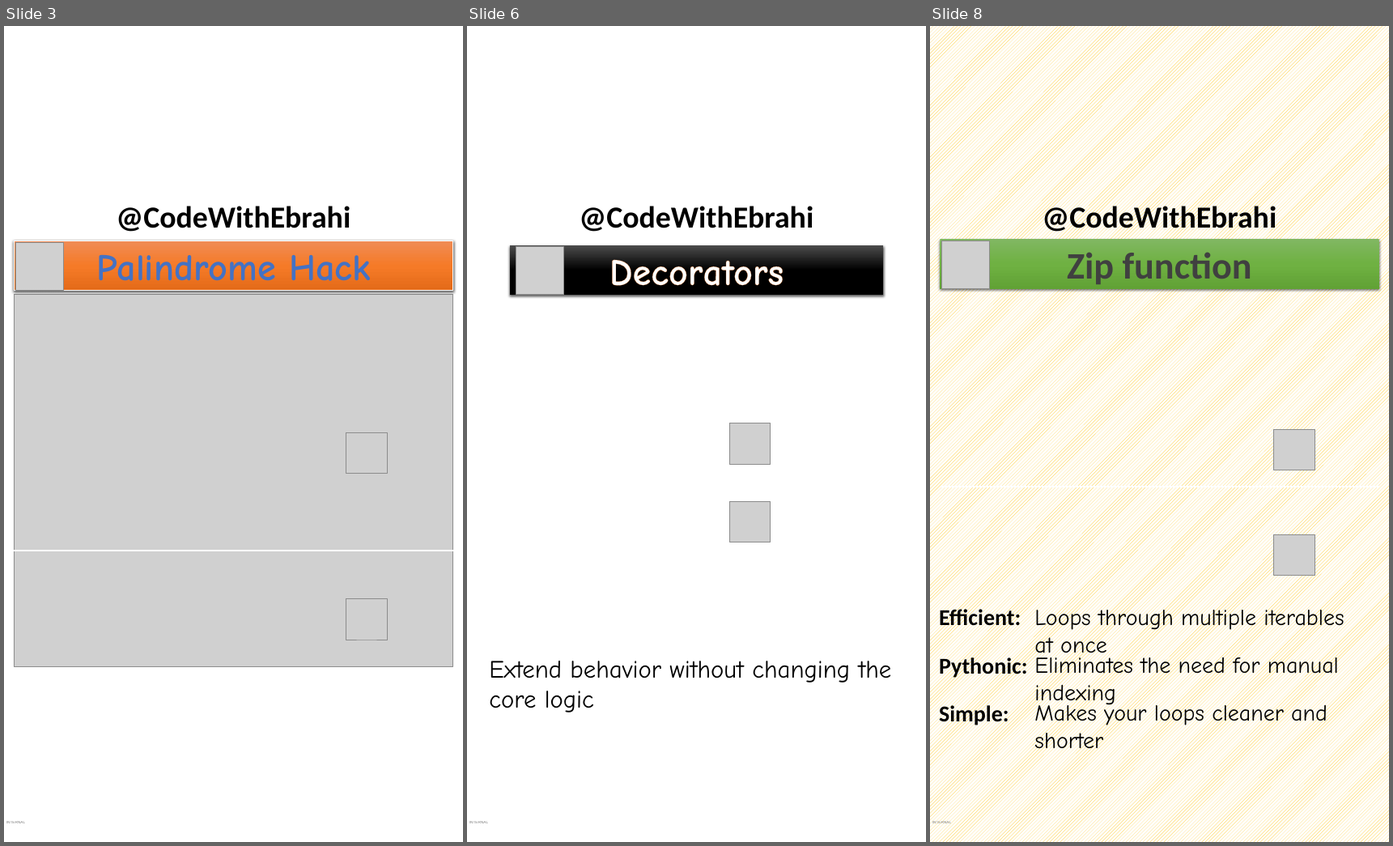
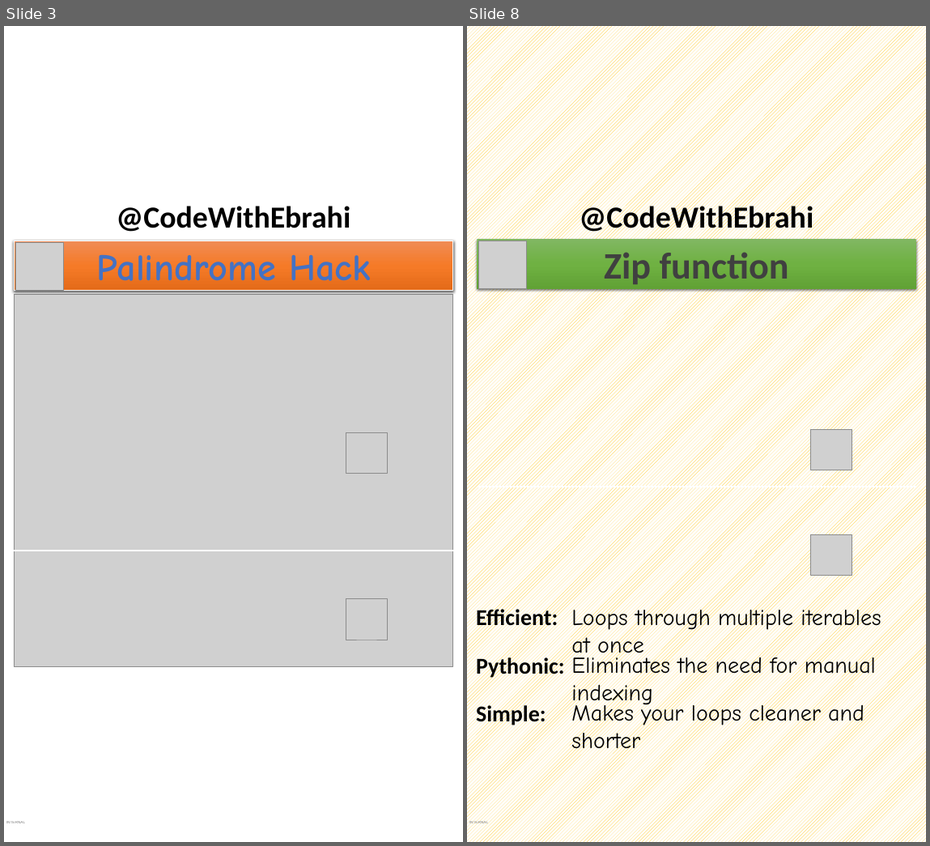
Before and after one commit to ebrahimsalehi1/python_codes, a slide deck: assets/images.pptx. Shown side by side, each under a label of ours: slides 3, 6 and 8 before the commit, slides 3 and 8 after it; the slides between them are not shown. The pictures are 1393x846 and 930x846 pixels, drawn with LibreOffice and Linux fonts; fonts in the diff are those of the drawing; grey boxes stand for pictures; background and template pictures are left out. Boxes give left, top, right and bottom in pixels: in the first picture for what was removed or moved away, otherwise in the second. Text is boxed around its words. In the diff, an @@ line names an element or a change of style, - is before the commit and + after.

```diff
--- a/assets/images.pptx
+++ b/assets/images.pptx
@@ slide 6 removed at box(467, 26, 926, 842), background picture (left out); not listed: 2 template elements that a slide beside it also shows @@
@@ rectangle removed at box(510, 246, 883, 295) @@
-Decorators
@@ picture removed at box(516, 247, 563, 294) @@
@@ picture removed at box(729, 423, 770, 464) @@
@@ line removed from (510, 482) to (883, 482) @@
@@ picture removed at box(729, 501, 770, 543) @@
@@ text removed at box(489, 661, 892, 713) @@
-Extend behavior without changing the core logic
```
Also in this commit, not shown: 4 slides added, 3 other slides removed, 22 other files.
